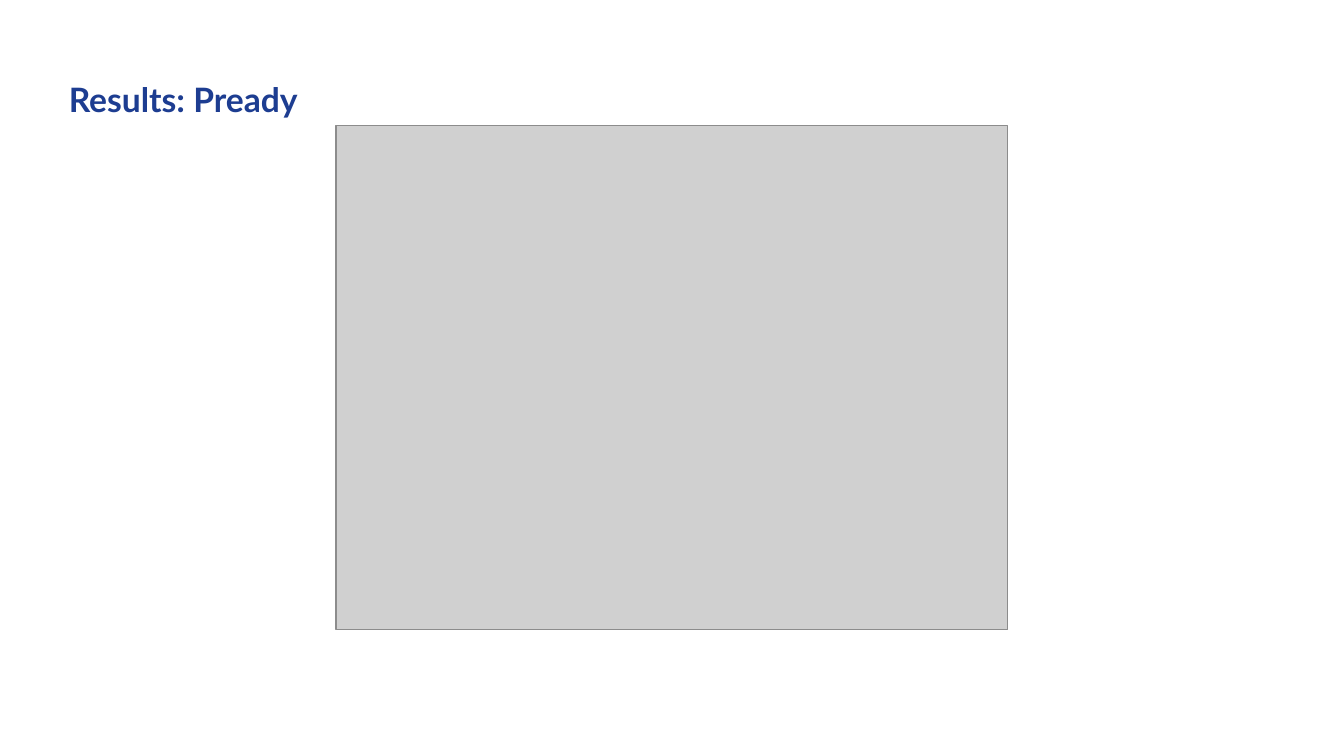
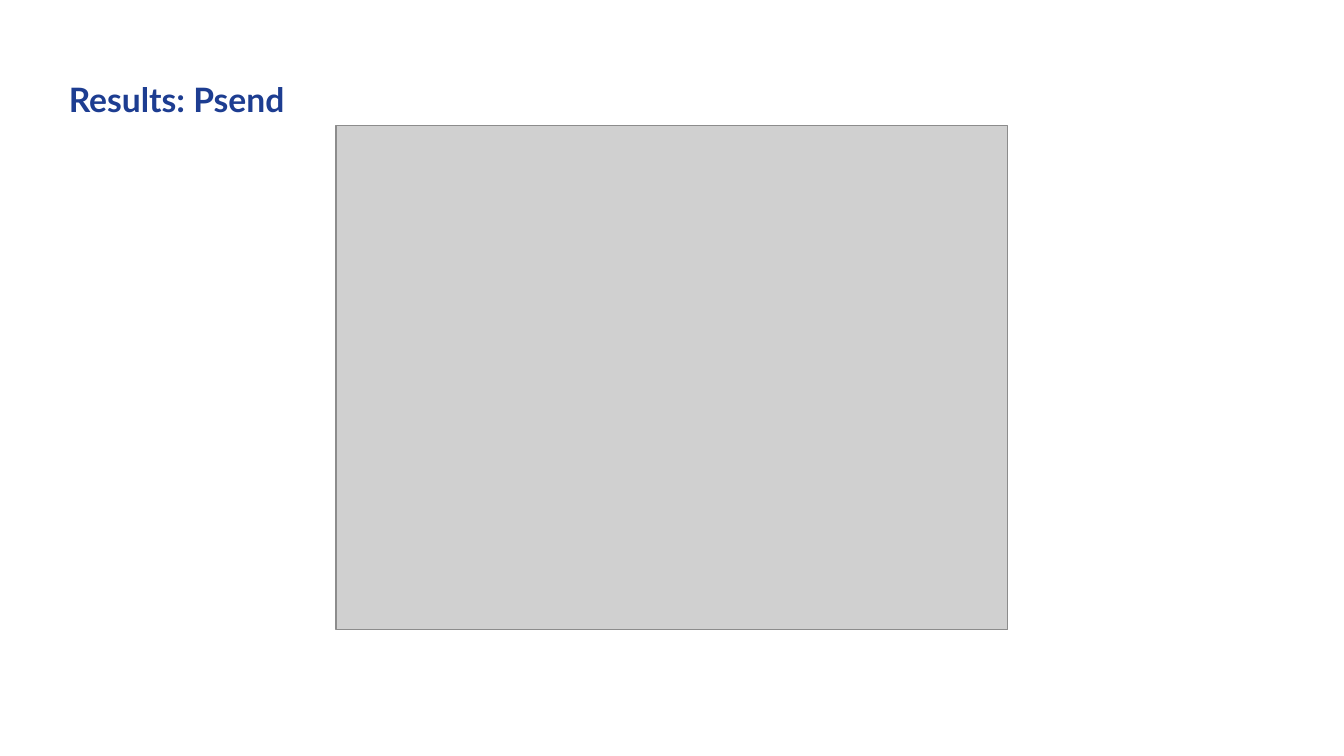
Before and after one commit to AxelSchneewind/mpi-benchmark, a slide deck: slide 19 of presentation/presentation-partitioned-progress.pptx (slide 12 before the commit). Drawn at 1344x756 pixels with LibreOffice and Linux fonts; fonts in the diff are those of the drawing; grey boxes stand for pictures; background and template pictures are left out. Boxes give left, top, right and bottom in pixels: in the first picture for what was removed or moved away, otherwise in the second. Text is boxed around its words. In the diff, an @@ line names an element or a change of style, - is before the commit and + after.

```diff
--- a/presentation/presentation-partitioned-progress.pptx
+++ b/presentation/presentation-partitioned-progress.pptx
@@ text at [69,87,284,113]: text changed @@
-Results: Pready
+Results: Psend
```
Also in this commit, not shown: 7 other slides changed, 9 slides added, 21 other files.
